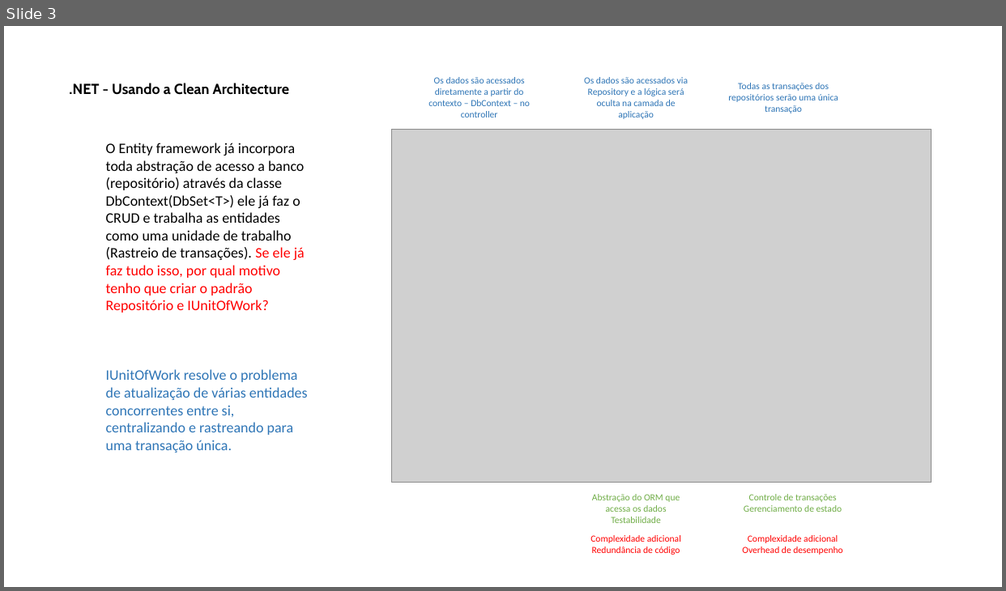
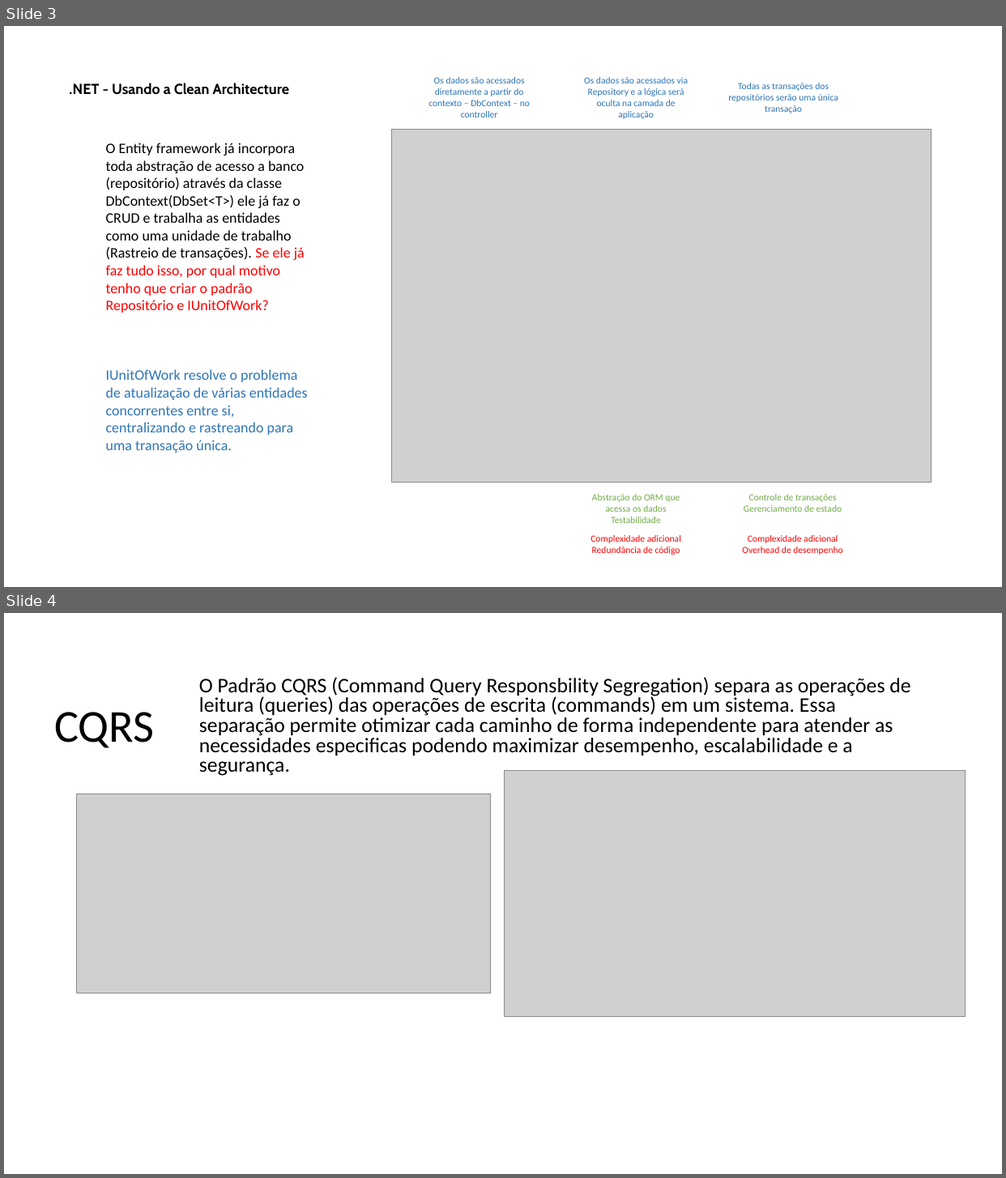
Before and after one commit to WilkerSantosX/CleanArchitectureMacoratti, a slide deck: CleanArchitecture.WebAPI/AppData/Usando a Clean Architecture.pptx. Shown one above the other, each under a label of ours: slide 3 before the commit, slides 3 and 4 after it. The pictures are 1006x591 and 1006x1178 pixels, drawn with LibreOffice and Linux fonts; fonts in the diff are those of the drawing; grey boxes stand for pictures. Boxes give left, top, right and bottom in pixels: in the first picture for what was removed or moved away, otherwise in the second. Text is boxed around its words. In the diff, an @@ line names an element or a change of style, - is before the commit and + after.

Commit message:
Implementação da camada Application com CQRS utilizando MediatR, FluentValidation e Automapper.

```diff
--- a/CleanArchitecture.WebAPI/AppData/Usando a Clean Architecture.pptx
+++ b/CleanArchitecture.WebAPI/AppData/Usando a Clean Architecture.pptx
@@ slide 4 added at box(4, 613, 1002, 1174), background #FFFFFF @@
@@ text added at box(199, 677, 910, 776), 20 pt, text #000000 @@
+O Padrão CQRS (Command Query Responsbility Segregation) separa as operações de leitura (queries) das operações de escrita (commands) em um sistema. Essa separação permite otimizar cada caminho de forma independente para atender as necessidades especificas podendo maximizar desempenho, escalabilidade e a segurança.
@@ title added at box(54, 712, 154, 748), 44 pt, text #000000 @@
+CQRS
@@ picture added at box(504, 770, 965, 1017) @@
@@ picture added at box(77, 794, 491, 994) @@
```
Also in this commit, not shown: 2 slides changed, 1 other slide added, 11 other files.
